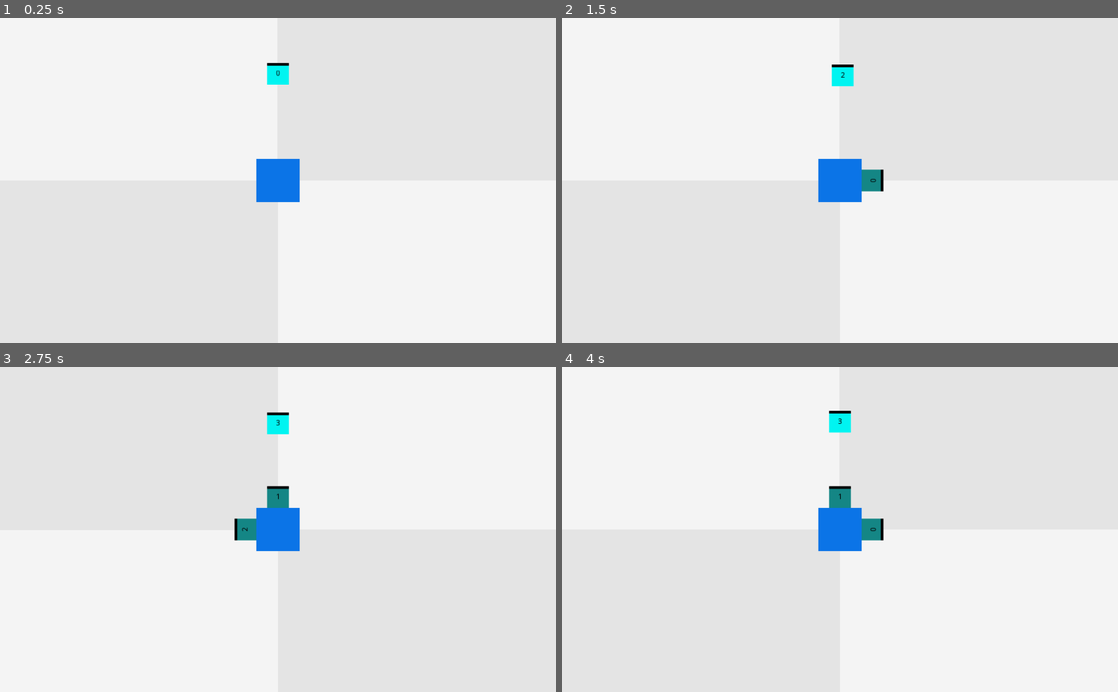
Above: before the commit, frames 1-4 (two rows, left to right).
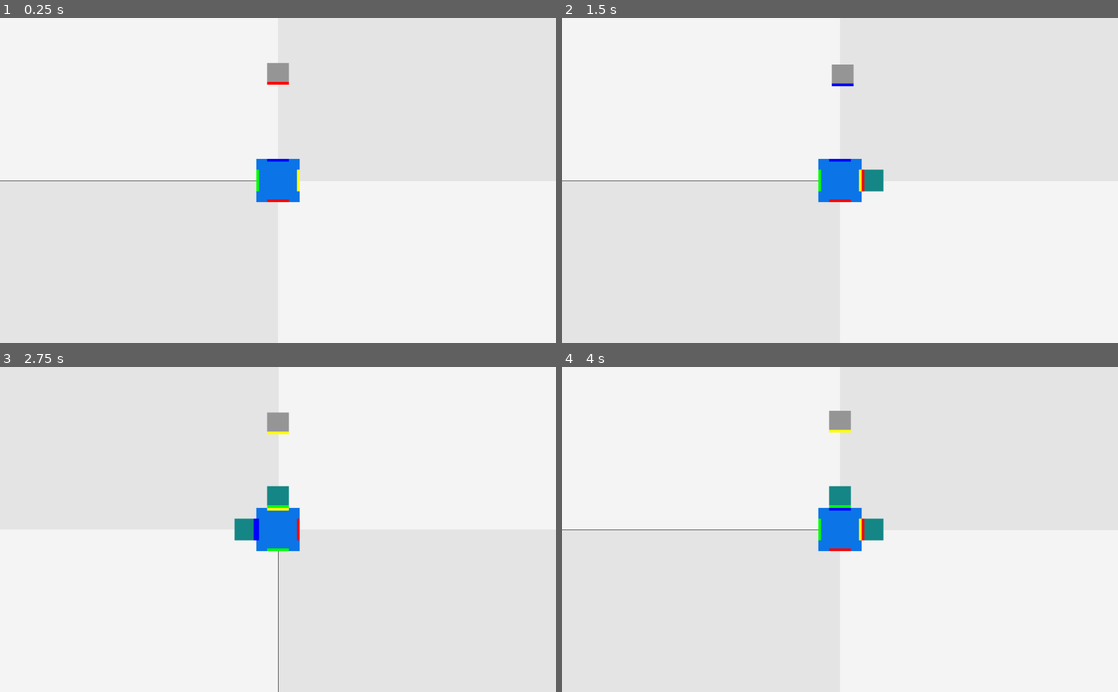
Above: after the commit, the same moments.

Repository: KeatonMueller/polymonous
Game: Godot game, scene res://MainScene.tscn
Two runs of this game, one before a commit and one after it. Both use one fixed random seed, a clock stepped at 60 frames per second and the inputs below.
Inputs:
- Up to frame 1 (0.25 s): no input
- Up to frame 2 (1.5 s): tap Enter at 0.5 s; hold Right (rot_right) 0.53-1.28 s; tap S (drop) at 0.6, 1.35 s; hold Left (rot_left) from 1.28 s (still down)
- Up to frame 3 (2.75 s): release Left (rot_left) at 2.03 s; hold Right (rot_right) from 2.03 s (still down); tap S (drop) at 2.1 s
- Up to frame 4 (4 s): tap S (drop) at 2.85, 3.6 s; tap Space at 3.5 s; release Right (rot_right) at 3.53 s; hold Left (rot_left) from 3.53 s (still down)

The runs differ from the first frame. In frame 1, 0.5% of the frame differs, in the area x 0-54%, y 13-57%; in frame 2, 0.6%; in frame 3, 0.6%; in frame 4, 0.7%, in the area x 0-58%, y 13-57%.

Commit message:
add base and box values

Diff:
--- a/Base.gd
+++ b/Base.gd
@@ -4,6 +4,9 @@
 var main: Node2D;
 var area: Area2D;
 var radius: float = 40.0; # "radius" ie distance from center to midpoint of side
+var values: Dictionary = {};
+var rects: Array = [];
+const Utils = preload("res://Utils.gd");
 
 func _ready():
 	main = get_parent();
@@ -12,3 +15,17 @@
 func _on_Area2D_body_entered(body):
 	# notify main script when a body enter's the Area2D
 	main.body_entered(body);
+
+func set_values(thetas: Array):
+	if rects.size() == 0:
+		for i in range(num_sides):
+			rects.append(get_node("ColorRect" + str(i)));
+	values = {};
+	var pos_vals = range(num_sides);
+	for i in range(num_sides):
+		var theta = thetas[i + 1];
+		var val = pos_vals[randi() % pos_vals.size()];
+		pos_vals.erase(val);
+		values[theta] = val;
+		rects[i].color = Utils.COLORS[val];
+		print(theta, ', ', val);
--- a/Base.tscn
+++ b/Base.tscn
@@ -34,4 +34,40 @@
 
 [node name="CollisionShape2D" type="CollisionShape2D" parent="Area2D"]
 shape = SubResource( 1 )
+
+[node name="ColorRect0" type="ColorRect" parent="."]
+margin_left = -20.0
+margin_top = -40.0
+margin_right = 20.0
+margin_bottom = -35.0
+__meta__ = {
+"_edit_use_anchors_": false
+}
+
+[node name="ColorRect1" type="ColorRect" parent="."]
+margin_left = 35.0
+margin_top = -20.0
+margin_right = 40.0
+margin_bottom = 20.0
+__meta__ = {
+"_edit_use_anchors_": false
+}
+
+[node name="ColorRect2" type="ColorRect" parent="."]
+margin_left = -20.0
+margin_top = 35.0
+margin_right = 20.0
+margin_bottom = 40.0
+__meta__ = {
+"_edit_use_anchors_": false
+}
+
+[node name="ColorRect3" type="ColorRect" parent="."]
+margin_left = -40.0
+margin_top = -20.0
+margin_right = -35.0
+margin_bottom = 20.0
+__meta__ = {
+"_edit_use_anchors_": false
+}
 [connection signal="body_entered" from="Area2D" to="." method="_on_Area2D_body_entered"]
--- a/Box.gd
+++ b/Box.gd
@@ -1,9 +1,12 @@
 extends KinematicBody2D
 
+const Utils = preload("res://Utils.gd");
 onready var color_rect: ColorRect = get_node("ColorRect");
 onready var label: Label = get_node("Label");
+onready var bar: ColorRect = get_node("Bar");
 var locked: bool = false;
 var radius: float = 20.0; # "radius" ie distance from center to midpoint of side
+var value: int;
 
 func deactivate():
 	color_rect.color = Color("#158786");
@@ -12,4 +15,8 @@
 func set_value(val: int):
 	if not label:
 		label = get_node("Label");
+	if not bar:
+		bar = get_node("Bar");
 	label.text = str(val);
+	value = val;
+	bar.color = Utils.COLORS[val];
--- a/Box.tscn
+++ b/Box.tscn
@@ -22,7 +22,7 @@
 "values": [ Vector2( -20, -20 ), Vector2( -35, -20 ), Vector2( -20, -20 ) ]
 }
 tracks/1/type = "value"
-tracks/1/path = NodePath("ColorRect2:rect_position")
+tracks/1/path = NodePath("Bar:rect_position")
 tracks/1/interp = 1
 tracks/1/loop_wrap = true
 tracks/1/imported = false
@@ -31,7 +31,7 @@
 "times": PoolRealArray( 0, 0.05, 0.15 ),
 "transitions": PoolRealArray( 1, 1, 1 ),
 "update": 0,
-"values": [ Vector2( -20, -20 ), Vector2( -35, -20 ), Vector2( -20, -20 ) ]
+"values": [ Vector2( -20, 15 ), Vector2( -35, 15 ), Vector2( -20, 15 ) ]
 }
 
 [sub_resource type="Animation" id=3]
@@ -51,7 +51,7 @@
 "values": [ Vector2( -20, -20 ), Vector2( -5, -20 ), Vector2( -20, -20 ) ]
 }
 tracks/1/type = "value"
-tracks/1/path = NodePath("ColorRect2:rect_position")
+tracks/1/path = NodePath("Bar:rect_position")
 tracks/1/interp = 1
 tracks/1/loop_wrap = true
 tracks/1/imported = false
@@ -60,7 +60,7 @@
 "times": PoolRealArray( 0, 0.05, 0.15 ),
 "transitions": PoolRealArray( 1, 1, 1 ),
 "update": 0,
-"values": [ Vector2( -20, -20 ), Vector2( -5, -20 ), Vector2( -20, -20 ) ]
+"values": [ Vector2( -20, 15 ), Vector2( -5, 15 ), Vector2( -20, 15 ) ]
 }
 
 [node name="Box" type="KinematicBody2D"]
@@ -72,16 +72,16 @@
 margin_right = 20.0
 margin_bottom = 20.0
 rect_pivot_offset = Vector2( 20, 20 )
-color = Color( 0, 0.960784, 0.94902, 1 )
+color = Color( 0.588235, 0.588235, 0.588235, 1 )
 __meta__ = {
 "_edit_use_anchors_": false
 }
 
-[node name="ColorRect2" type="ColorRect" parent="."]
+[node name="Bar" type="ColorRect" parent="."]
 margin_left = -20.0
-margin_top = -20.0
+margin_top = 15.0
 margin_right = 20.0
-margin_bottom = -15.0
+margin_bottom = 20.0
 color = Color( 0, 0, 0, 1 )
 __meta__ = {
 "_edit_use_anchors_": false
@@ -97,6 +97,7 @@
 anims/sway_right = SubResource( 3 )
 
 [node name="Label" type="Label" parent="."]
+visible = false
 margin_left = -10.0
 margin_top = -10.0
 margin_right = 10.0
--- a/MainScene.gd
+++ b/MainScene.gd
@@ -19,7 +19,6 @@
 # misc constants
 const ROT_SPEED: float = 0.2;			# time for rotation (seconds)
 const DROP_SPEED: float = 0.125;		# drop duration in seconds (roughly)
-const PRECISION: int = 6;				# number of decimals to round to
 const INITIAL_HEIGHT: float = 200.0;	# height boxes start at
 
 # nodes and resources
@@ -45,11 +44,16 @@
 var action_list: Array = [];
 var next_action: String;
 var tweening: bool = false;
-var Adjacent: Dictionary = {};
-var Wrap: Dictionary = {};
-var boxes: Dictionary = {};
 var last_dir: int;
 var timer_flag: int;
+
+# angle values
+var thetas: Array = [];
+var adjacent: Dictionary = {};
+var wrap: Dictionary = {};
+
+# game state values
+var boxes: Dictionary = {};
 var box_values: Array;
 
 func _ready():
@@ -59,6 +63,7 @@
 	timer = get_node("Timer");
 	calc_thetas(base.num_sides);
 	box_values = range(base.num_sides);
+	base.set_values(thetas);
 	new_box();
 
 func _physics_process(delta):
@@ -104,12 +109,17 @@
 		new_box();
 
 func lock_box():
+	var th = Utils.round(theta_calc);
+	if base.values[th] == curr_box.value:
+		print('yippee! ', th)
+	else:
+		print('boo ', th, ', ', base.values[th], ', ', curr_box.value);
 	# deactivate dropped box
 	curr_box.position.x = cos(theta_display) * (base.radius + curr_box.radius);
 	curr_box.position.y = sin(theta_display) * (base.radius + curr_box.radius);
 	curr_box.deactivate();
 	# record dropped box
-	var key = Utils.approx(theta_display, PRECISION);
+	var key = Utils.round(theta_display);
 	if boxes.has(key):
 		boxes[key].append(curr_box);
 	else:
@@ -117,6 +127,7 @@
 	# erase if all are populated
 	if boxes.size() == base.num_sides:
 		box_values = range(base.num_sides);
+		base.set_values(thetas);
 		# erase on a timer
 		timer.set_wait_time(0.125);
 		timer.start();
@@ -152,22 +163,21 @@
 	var rot_delta = 2 * PI / num_sides;
 	var left_dir = Direction[Action.ROT_LEFT];
 	var right_dir = Direction[Action.ROT_RIGHT];
-	var rotations: Array = [];
-	Adjacent[left_dir] = {};
-	Adjacent[right_dir] = {};
+	adjacent[left_dir] = {};
+	adjacent[right_dir] = {};
 	var theta = -rot_delta;
 	# calculate all possible rotation values
 	for _i in range(num_sides + 2):
-		rotations.append(Utils.approx(theta, PRECISION));
+		thetas.append(Utils.round(theta));
 		theta += rot_delta;
-	# record adjacent rotations
+	# record adjacent thetas
 	for i in range(num_sides + 1):
-		Adjacent[right_dir][rotations[i]] = rotations[i + 1];
-		Adjacent[left_dir][rotations[i + 1]] = rotations[i];
+		adjacent[right_dir][thetas[i]] = thetas[i + 1];
+		adjacent[left_dir][thetas[i + 1]] = thetas[i];
 	# wrap values to ensure all thetas stay from [0, 2PI]
-	Wrap.clear();
-	Wrap[rotations[0]] = rotations[num_sides];
-	Wrap[rotations[num_sides + 1]] = rotations[1];
+	wrap.clear();
+	wrap[thetas[0]] = thetas[num_sides];
+	wrap[thetas[num_sides + 1]] = thetas[1];
 
 func drop():
 	# initialize drop_vector
@@ -188,8 +198,8 @@
 		- camera rotation
 	"""
 	# tween curr_box rotation
-	var box_rot = Utils.approx(curr_box.rotation, PRECISION);
-	var next_box_rot = Adjacent[rot_dir][box_rot];
+	var box_rot = Utils.round(curr_box.rotation);
+	var next_box_rot = adjacent[rot_dir][box_rot];
 	tw.interpolate_property(
 		curr_box,
 		"rotation",
@@ -200,8 +210,8 @@
 		Tween.EASE_IN_OUT
 	);
 	# tween theta_calc (which determines curr_box position)
-	var th = Utils.approx(theta_calc, PRECISION);
-	var next_th = Adjacent[rot_dir][th];
+	var th = Utils.round(theta_calc);
+	var next_th = adjacent[rot_dir][th];
 	tw.interpolate_property(
 		self,
 		"theta_calc",
@@ -212,8 +222,8 @@
 		Tween.EASE_IN_OUT
 	);
 	# tween camera rotation
-	var cam_rot = Utils.approx(cam.rotation, PRECISION);
-	var next_cam_rot = Adjacent[rot_dir][cam_rot];
+	var cam_rot = Utils.round(cam.rotation);
+	var next_cam_rot = adjacent[rot_dir][cam_rot];
 	tw.interpolate_property(
 		cam,
 		"rotation",
@@ -231,14 +241,14 @@
 func _on_Tween_tween_completed(object, key):
 	if object == curr_box and key == ":rotation":
 		# wrap rotation if outside of [0, 2PI]
-		var rot = Utils.approx(curr_box.rotation, PRECISION);
-		if Wrap.has(rot):
-			curr_box.rotation = Wrap[rot];
+		var rot = Utils.round(curr_box.rotation);
+		if wrap.has(rot):
+			curr_box.rotation = wrap[rot];
 	elif object == self and key == ":theta_calc":
 		# wrap theta_calc if outside of [0, 2PI]
-		var th = Utils.approx(theta_calc, PRECISION);
-		if Wrap.has(th):
-			theta_calc = Wrap[th];
+		var th = Utils.round(theta_calc);
+		if wrap.has(th):
+			theta_calc = wrap[th];
 		theta_display = theta_calc + theta_offset;
 		# trigger ending animation
 		if last_dir == Direction[Action.ROT_LEFT]:
@@ -247,9 +257,9 @@
 			anim.play("sway_right");
 	elif object == cam and key == ":rotation":
 		# wrap rotation if outside of [0, 2PI]
-		var rot = Utils.approx(cam.rotation, PRECISION);
-		if Wrap.has(rot):
-			cam.rotation = Wrap[rot];
+		var rot = Utils.round(cam.rotation);
+		if wrap.has(rot):
+			cam.rotation = wrap[rot];
 
 func _on_Tween_tween_all_completed():
 	# set all tweening to false
--- a/MainScene.tscn
+++ b/MainScene.tscn
@@ -17,7 +17,8 @@
 
 [node name="ColorRect2" type="ColorRect" parent="."]
 margin_left = -800.0
-margin_bottom = 800.0
+margin_top = 0.523926
+margin_bottom = 800.524
 color = Color( 0.898039, 0.898039, 0.898039, 1 )
 __meta__ = {
 "_edit_use_anchors_": false
@@ -32,9 +33,10 @@
 }
 
 [node name="ColorRect4" type="ColorRect" parent="."]
-margin_left = -0.588867
-margin_top = -800.0
-margin_right = 799.411
+margin_left = -0.0153806
+margin_top = -798.903
+margin_right = 799.984
+margin_bottom = 1.09741
 color = Color( 0.898039, 0.898039, 0.898039, 1 )
 __meta__ = {
 "_edit_use_anchors_": false
@@ -45,6 +47,68 @@
 [node name="Tween" type="Tween" parent="."]
 
 [node name="Timer" type="Timer" parent="."]
+
+[node name="Label" type="Label" parent="."]
+visible = false
+margin_left = 80.0
+margin_top = -8.52396
+margin_right = 120.0
+margin_bottom = 5.47604
+custom_colors/font_color = Color( 0, 0, 0, 1 )
+text = "PI/2
+"
+__meta__ = {
+"_edit_use_anchors_": false
+}
+
+[node name="Label2" type="Label" parent="."]
+visible = false
+margin_left = -4.0
+margin_top = -90.0
+margin_right = 36.0
+margin_bottom = -76.0
+custom_colors/font_color = Color( 0, 0, 0, 1 )
+text = "0"
+__meta__ = {
+"_edit_use_anchors_": false
+}
+
+[node name="Label3" type="Label" parent="."]
+visible = false
+margin_left = -90.0
+margin_top = -8.0
+margin_right = -50.0
+margin_bottom = 6.0
+custom_colors/font_color = Color( 0, 0, 0, 1 )
+text = "3PI/2"
+__meta__ = {
+"_edit_use_anchors_": false
+}
+
+[node name="Label4" type="Label" parent="."]
+visible = false
+margin_left = -6.44883
+margin_top = 82.0957
+margin_right = 33.5512
+margin_bottom = 96.0957
+custom_colors/font_color = Color( 0, 0, 0, 1 )
+text = "PI"
+__meta__ = {
+"_edit_use_anchors_": false
+}
+
+[node name="Label5" type="Label" parent="."]
+visible = false
+margin_left = -775.339
+margin_top = -545.482
+margin_right = -560.339
+margin_bottom = -523.482
+rect_scale = Vector2( 3, 3 )
+custom_colors/font_color = Color( 0, 0, 0, 1 )
+text = "Theta labels are for THETA_CALC"
+__meta__ = {
+"_edit_use_anchors_": false
+}
 [connection signal="tween_all_completed" from="Tween" to="." method="_on_Tween_tween_all_completed"]
 [connection signal="tween_completed" from="Tween" to="." method="_on_Tween_tween_completed"]
 [connection signal="timeout" from="Timer" to="." method="_on_Timer_timeout"]
--- a/Utils.gd
+++ b/Utils.gd
@@ -1,4 +1,13 @@
 
-# round number to specified number of digits
-static func approx(num: float, precision: int):
+const PRECISION: int = 6;
+
+const COLORS: Dictionary = {
+    0: Color("ff0000"),
+    1: Color("00ff00"),
+    2: Color("0000ff"),
+    3: Color("ffff00")
+}
+
+# round number to PRECISION number of decimals
+static func round(num: float, precision=PRECISION):
     return stepify(num, pow(10, -precision));
